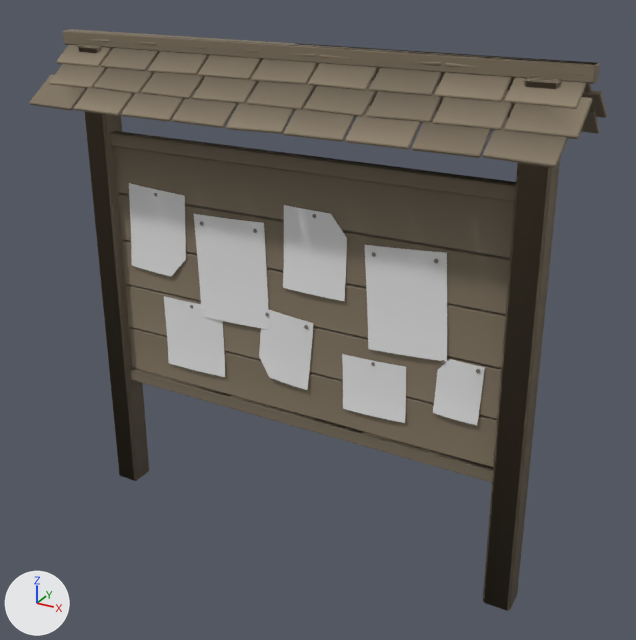
A saved change to the glTF model godot/art/world/props/notice_board.glb.
Camera for both pictures: a 50 mm lens placed at (2.05, -3.5, 3.05), pointed at (0.1, 0.04, 1.28). The lights are fixed; the arrows at lower left show +X, +Y and +Z. The picture after the commit comes second. Vertices at exactly the same position are counted once.

Objects in the first picture: 'notice_board', 'notice_board_LOD1', 'notice_board_paper'.
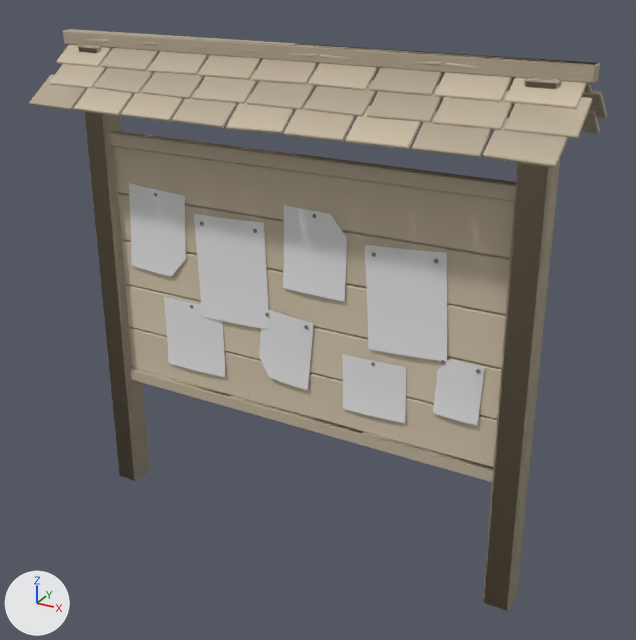
The change, as a diff of the scene's bpy script:
```diff
--- a/godot/art/world/props/notice_board.glb.py
+++ b/godot/art/world/props/notice_board.glb.py
@@ me_notice_board @@
 me_notice_board.from_pydata(...)  # 1740 vertices, 3168 faces; spans x -1.33..1.34, y -0.35..0.35, z -0.01..2.61
 # used by ob_notice_board; location = (0.0, 0.0, 0.0)
+# me_notice_board part 1: 3159 faces centred in x -1.33..1.33, y -0.35..0.35, z -0.01..2.6 are repainted in the vertex colours; the middle colour goes from brown #8a7d6a to beige #cec0a7
 me_notice_board.materials.append(mat_props)
```

Where the change shows, as pixel boxes (x1, y1, x2, y2) in the pictures (636 x 640 px):
part 1 of me_notice_board, recoloured (brown to beige)
    both: (29, 29, 607, 610)
